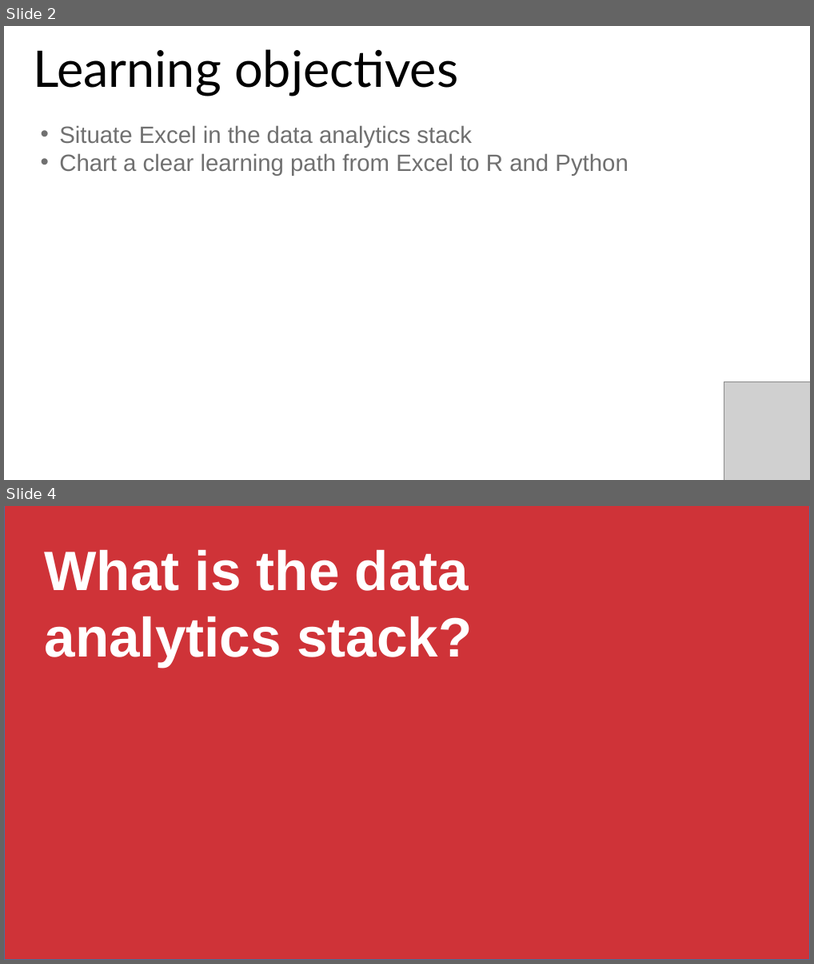
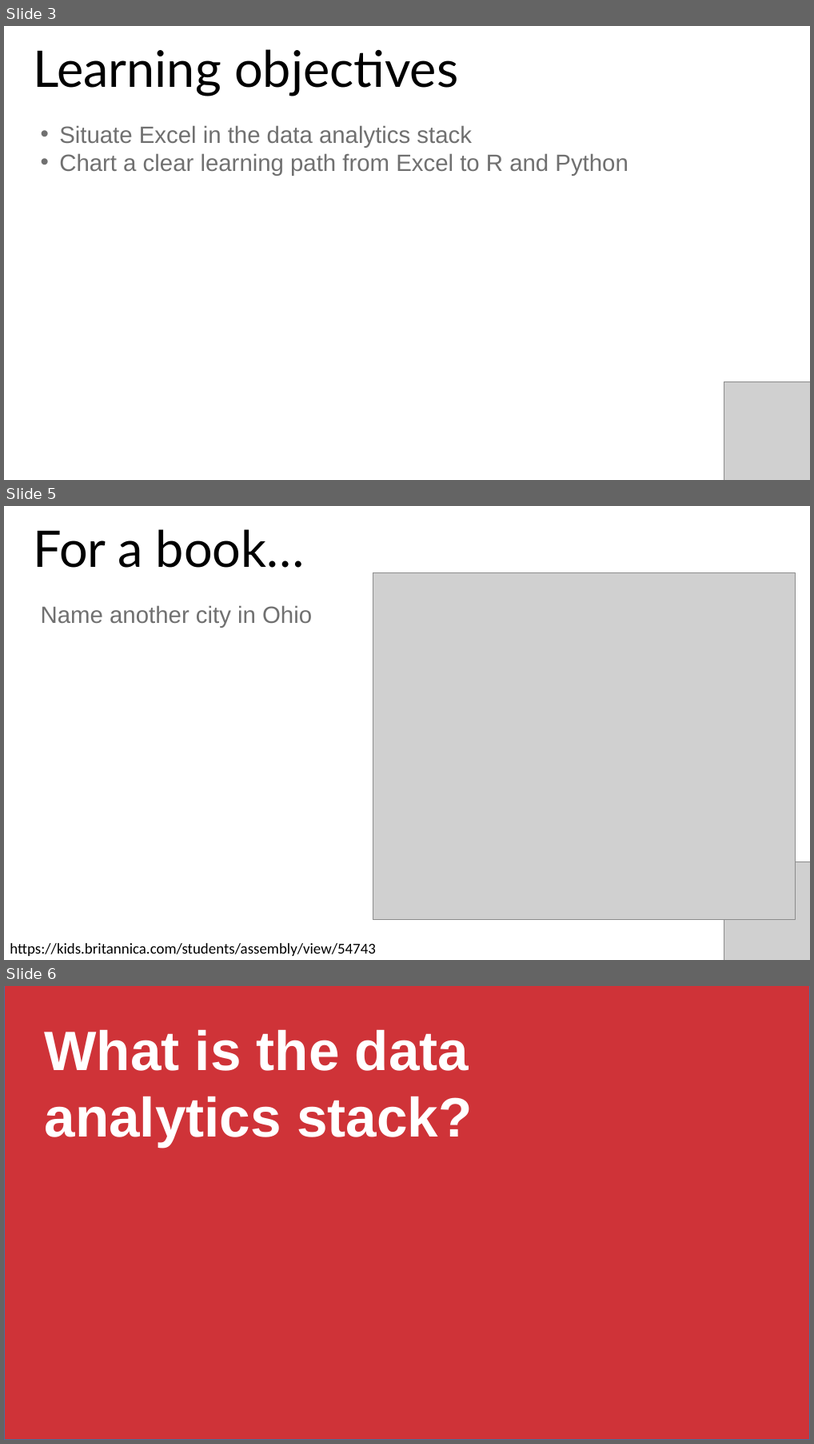
Before and after one commit to stringfestdata/advancing-into-analytics-ps-meetup, a slide deck: advancing-into-analytics-presentation.pptx. Shown one above the other, each under a label of ours: slides 2 and 4 before the commit, slides 3, 5 and 6 after it; the slides between them are not shown. The pictures are 814x964 and 814x1444 pixels, drawn with LibreOffice and Linux fonts; fonts in the diff are those of the drawing; grey boxes stand for pictures. Boxes give left, top, right and bottom in pixels: in the first picture for what was removed or moved away, otherwise in the second. Text is boxed around its words. In the diff, an @@ line names an element or a change of style, - is before the commit and + after.

```diff
--- a/advancing-into-analytics-presentation.pptx
+++ b/advancing-into-analytics-presentation.pptx
@@ slide 5 added at [4, 506, 810, 960], background #FFFFFF @@
@@ text added at [33, 529, 305, 568], 60 pt, text #000000 @@
+For a book…
@@ picture added at [373, 573, 795, 920] @@
@@ text added at [41, 605, 312, 627], 28 pt, text #707070 @@
+Name another city in Ohio
@@ picture added at [725, 861, 810, 960] @@
@@ text added at [10, 943, 375, 956], 18 pt, text #000000 @@
+https://kids.britannica.com/students/assembly/view/54743
@@ what was slide 2 is now slide 3 @@
@@ what was slide 4 is now slide 6 @@
```
Also in this commit, not shown: 12 slides changed, 5 other slides added, 5 slides removed, 1 other file.
